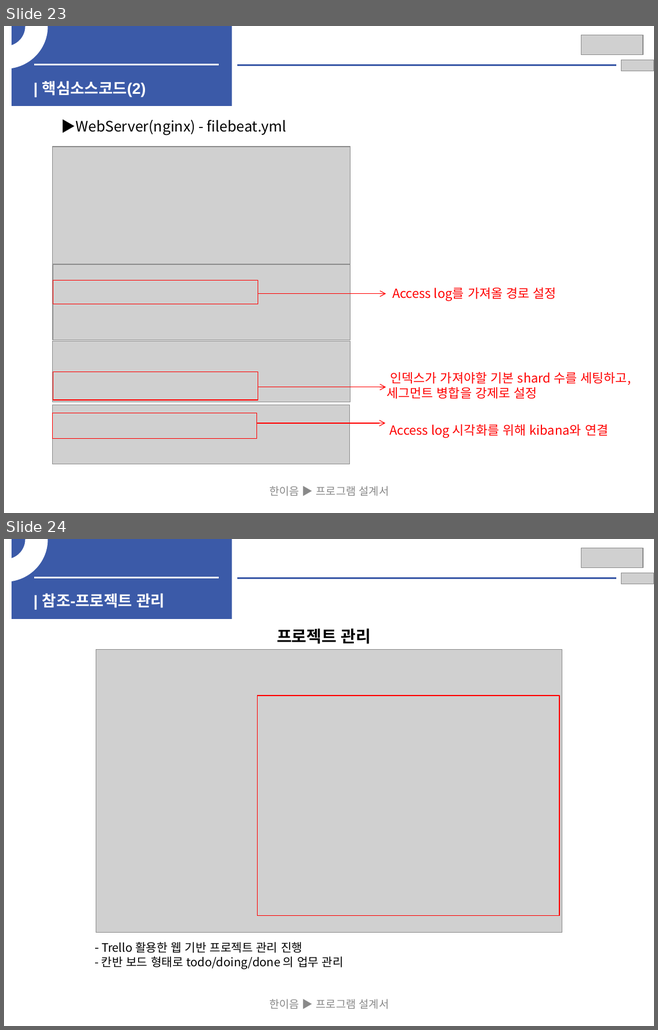
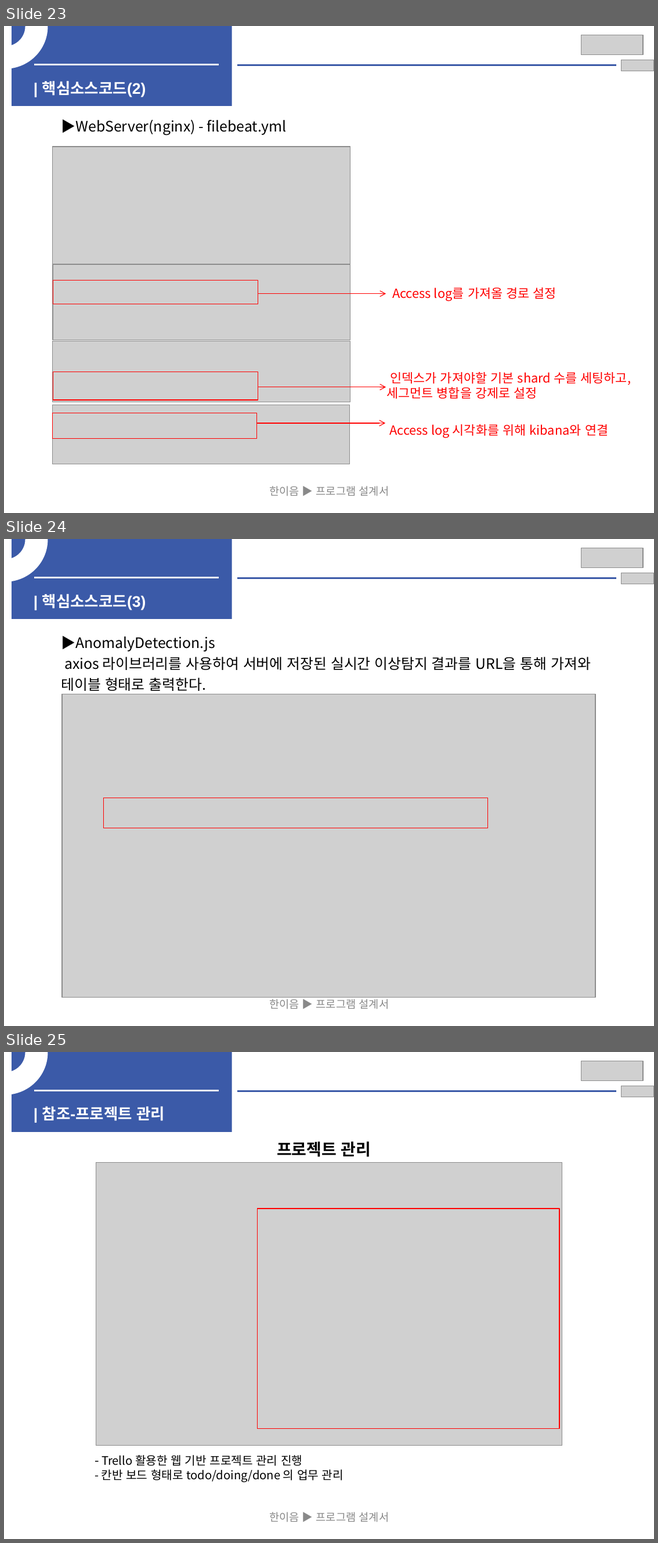
Before and after one commit to HwangYooHyun1/2023_Hanium_prj, a slide deck: 02_문서/03_중간보고서/2023_SW개발_HW제작설계서_일반_초안.pptx. Shown one above the other, each under a label of ours: slides 23 and 24 before the commit, slides 23, 24 and 25 after it. The pictures are 658x1030 and 658x1543 pixels, drawn with LibreOffice and Linux fonts; fonts in the diff are those of the drawing; grey boxes stand for pictures; background and template pictures are left out. Boxes give left, top, right and bottom in pixels: in the first picture for what was removed or moved away, otherwise in the second. Text is boxed around its words. In the diff, an @@ line names an element or a change of style, - is before the commit and + after.

```diff
--- a/02_문서/03_중간보고서/2023_SW개발_HW제작설계서_일반_초안.pptx
+++ b/02_문서/03_중간보고서/2023_SW개발_HW제작설계서_일반_초안.pptx
@@ slide 24 added at (4,539,654,1026), background #FFFFFF @@
@@ freeform shape added at (4,539,47,581), fill #FFFFFF, outline #FFFFFF 2 pt @@
@@ rectangle added at (12,539,233,619), fill #3B5AA8 @@
@@ picture added at (581,548,643,568) @@
@@ picture added at (621,573,654,584) @@
@@ line added from (34, 577) to (219, 577), #F2F2F2 2.25 pt @@
@@ line added from (237, 578) to (616, 578), #3B5AA8 2.25 pt @@
@@ text added at (42,594,146,610), 17 pt, text #FFFFFF, bold @@
+| 핵심소스코드(3)
@@ text added at (61,636,590,691), 16 pt, text #000000 @@
+▶AnomalyDetection.js
+axios 라이브러리를 사용하여 서버에 저장된 실시간 이상탐지 결과를 URL을 통해 가져와 테이블 형태로 출력한다.
@@ picture added at (62,694,595,997) @@
@@ rectangle added at (104,798,488,828), outline #FF0000 0.75 pt @@
@@ text added at (269,997,389,1009), 12 pt, text #898989 @@
+한이음 ▶ 프로그램 설계서
@@ what was slide 24 is now slide 25 @@
```
Also in this commit, not shown: 12 slides changed.
